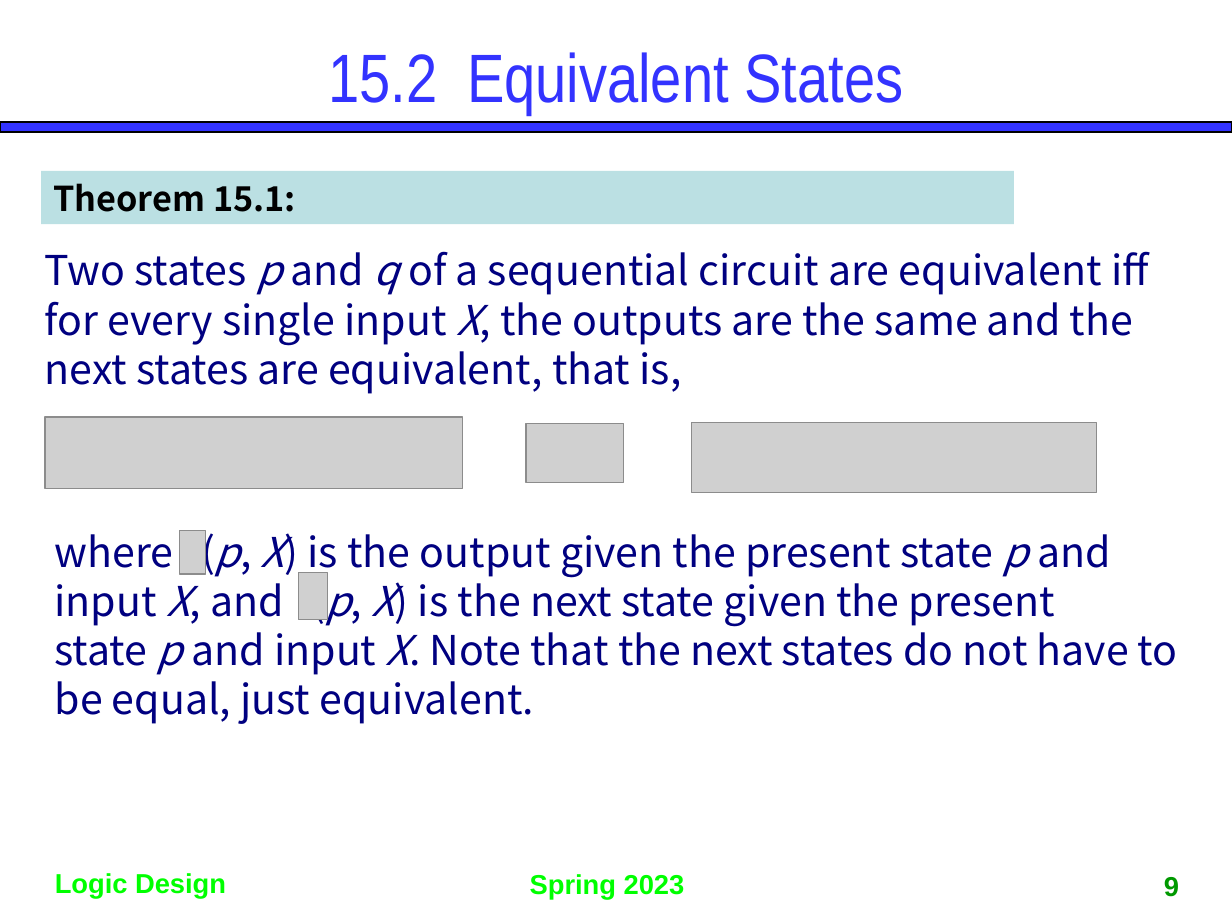
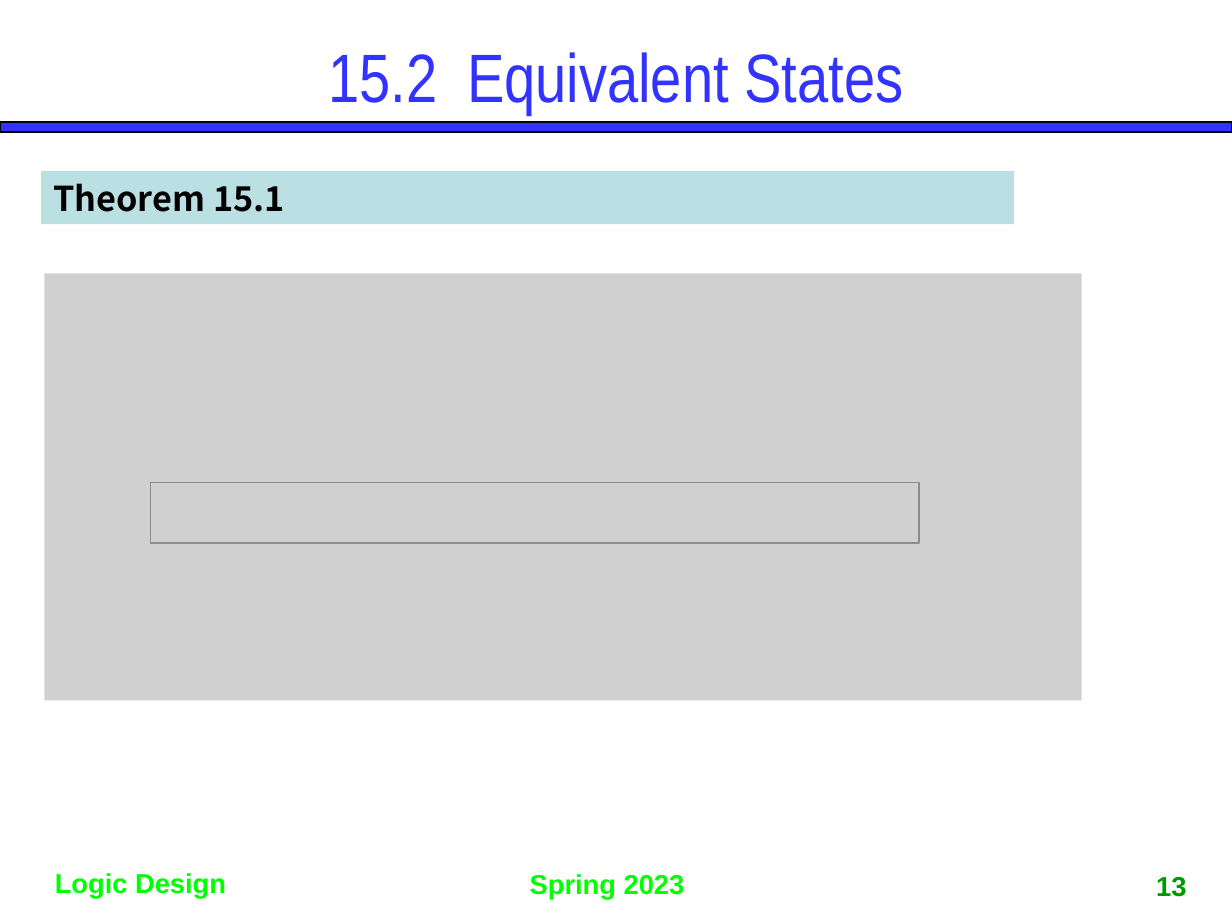
Before and after one commit to gdlee412/Logic-Circuits, a slide deck: slide 13 of 자료/Ch15. Reduction of State Tables and State Assignment.pptx (slide 9 before the commit). Drawn at 1232x924 pixels with LibreOffice and Linux fonts; fonts in the diff are those of the drawing; grey boxes stand for pictures. Boxes give left, top, right and bottom in pixels: in the first picture for what was removed or moved away, otherwise in the second. Text is boxed around its words. In the diff, an @@ line names an element or a change of style, - is before the commit and + after.

```diff
--- a/자료/Ch15. Reduction of State Tables and State Assignment.pptx
+++ b/자료/Ch15. Reduction of State Tables and State Assignment.pptx
@@ text in rectangle at bbox=[53, 183, 285, 212]: text changed @@
-Theorem 15.1:
+Theorem 15.1
@@ text removed at bbox=[45, 251, 1149, 394] @@
-Two states p and q of a sequential circuit are equivalent iff for every single input X, the outputs are the same and the
-next states are equivalent, that is,
@@ picture added at bbox=[44, 274, 1082, 701] @@
@@ picture removed at bbox=[46, 418, 463, 489] @@
@@ picture removed at bbox=[526, 424, 625, 483] @@
@@ picture removed at bbox=[691, 423, 1096, 493] @@
@@ picture added at bbox=[150, 483, 919, 543] @@
@@ text removed at bbox=[55, 534, 1178, 724] @@
-where (p, X) is the output given the present state p and
-input X, and (p, X) is the next state given the present
-state p and input X. Note that the next states do not have to be equal, just equivalent.
@@ picture removed at bbox=[180, 530, 206, 574] @@
@@ picture removed at bbox=[298, 573, 328, 620] @@
@@ page number at bbox=[1156, 877, 1186, 897]: text changed @@
-9
+13
```
Also in this commit, not shown: 20 other slides changed, 20 slides added, 3 slides removed.
